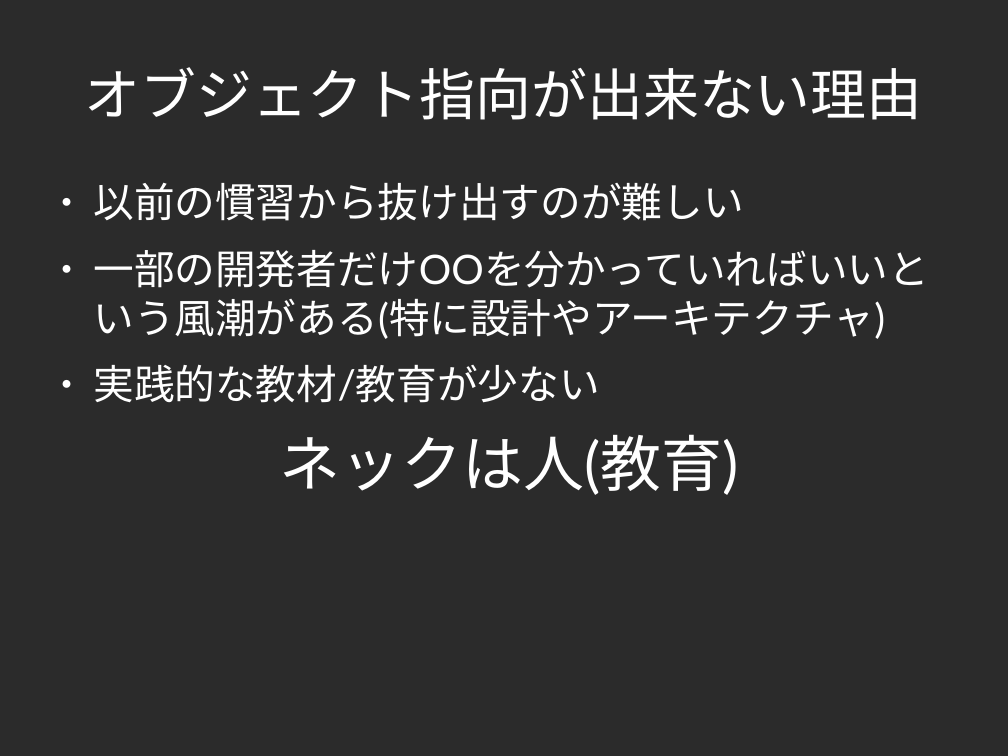
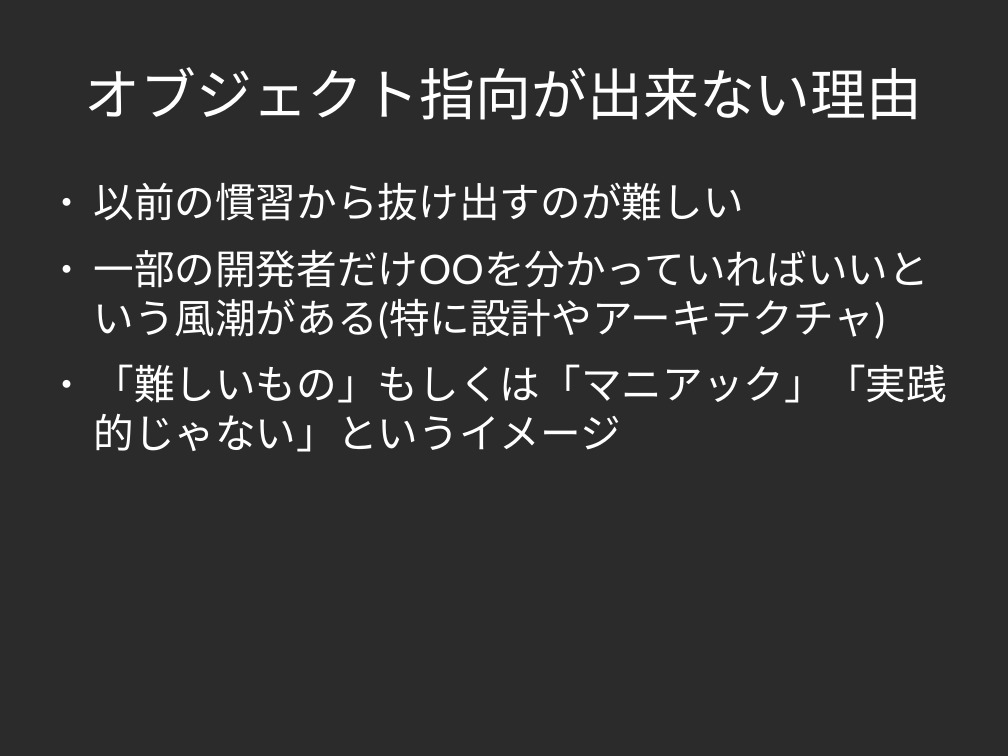
Before and after one commit to yojik/yojik-lib, a slide deck: slide 9 of 2009devsumi/oo_exercise/doc/devsum.odp (slide 8 before the commit). Drawn at 1008x756 pixels with LibreOffice and Linux fonts; fonts in the diff are those of the drawing; background and template pictures are left out; a plain dark background stands for a picture behind light text. Boxes give left, top, right and bottom in pixels: in the first picture for what was removed or moved away, otherwise in the second. Text is boxed around its words. In the diff, an @@ line names an element or a change of style, - is before the commit and + after.

```diff
--- a/2009devsumi/oo_exercise/doc/devsum.odp
+++ b/2009devsumi/oo_exercise/doc/devsum.odp
@@ text at [93,364,947,452]: text changed @@
-● 実践的な教材/教育が少ない
-ネックは人(教育)
+● 「難しいもの」もしくは「マニアック」「実践的じゃない」というイメージ
```
Also in this commit, not shown: 16 other slides changed, 4 slides added, 1 slide removed.
